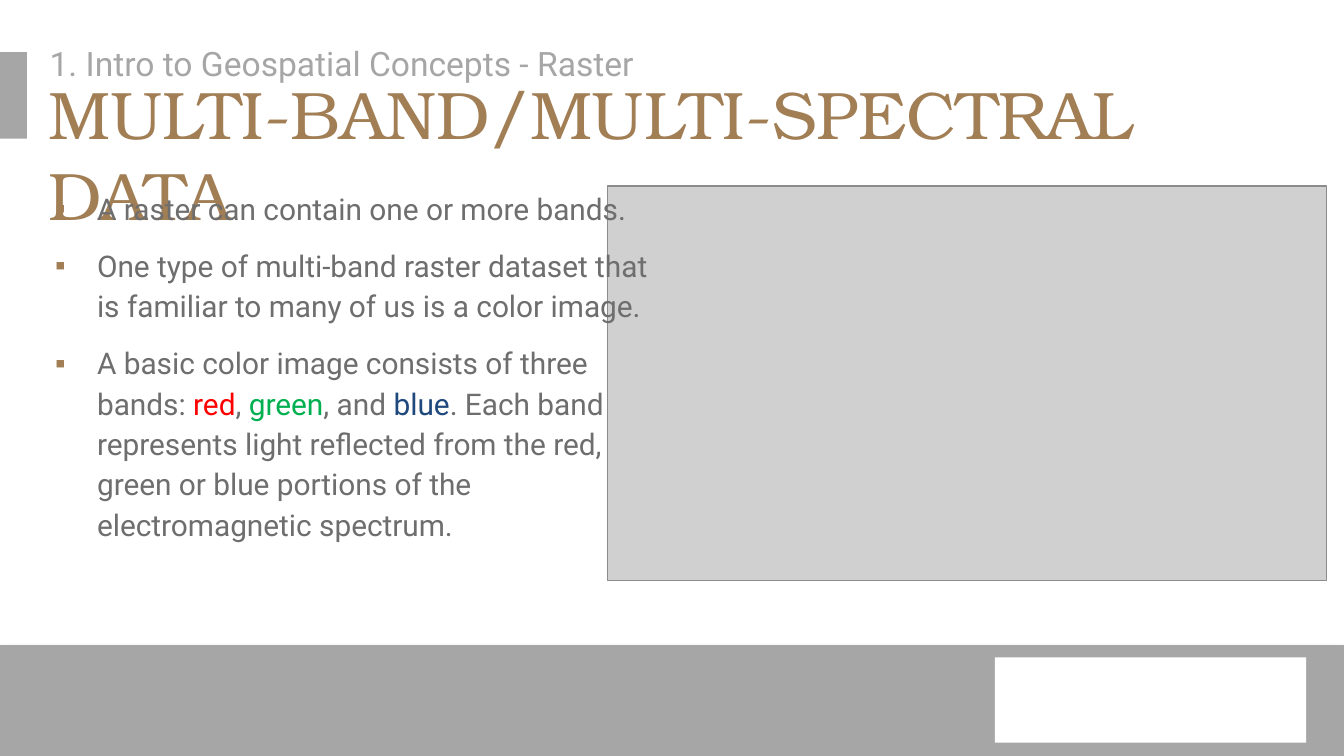
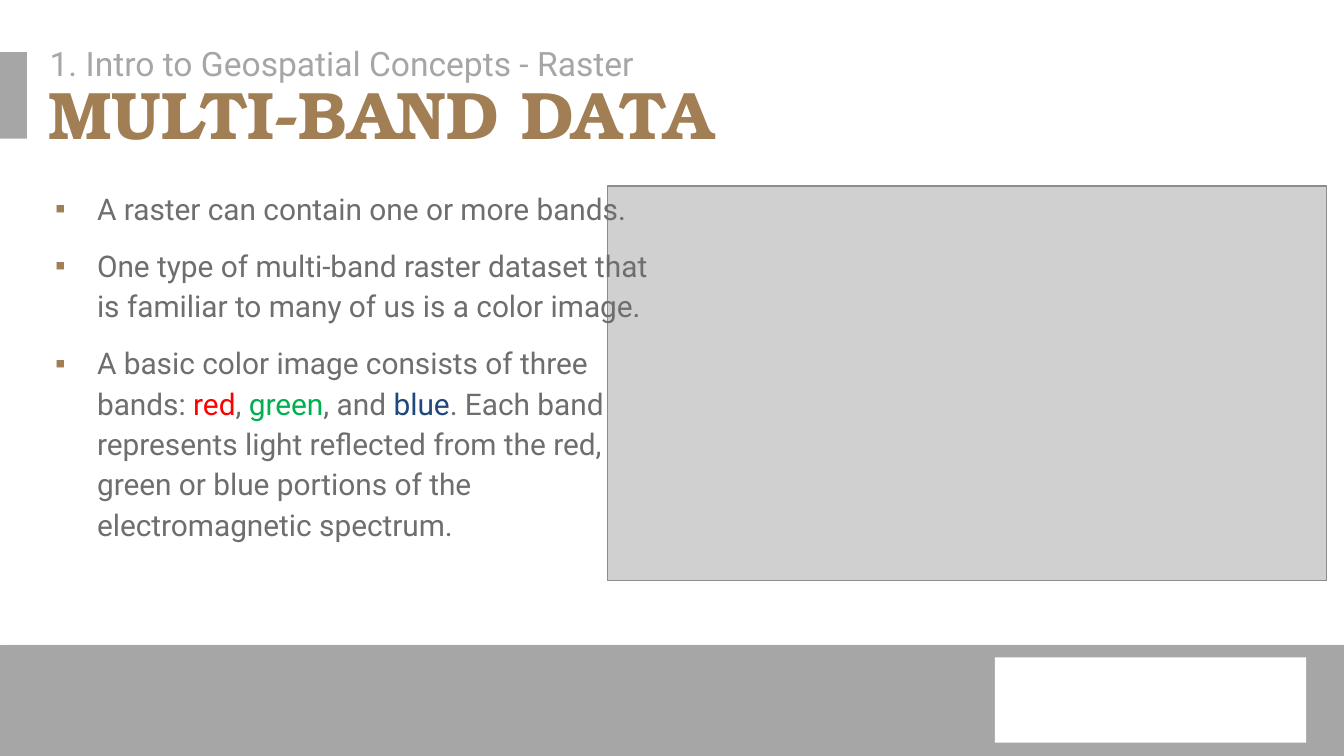
Before and after one commit to erichseamon/BCB503_advanced_geospatial_workshop, a slide deck: slide 15 of doc/BCB_Intro_Raster_2022.pptx. Drawn at 1344x756 pixels with LibreOffice and Linux fonts; fonts in the diff are those of the drawing; grey boxes stand for pictures; background and template pictures are left out. Boxes give left, top, right and bottom in pixels: in the first picture for what was removed or moved away, otherwise in the second. Text is boxed around its words. In the diff, an @@ line names an element or a change of style, - is before the commit and + after.

Commit message:
update day 1 presentation and correct reproject text

```diff
--- a/doc/BCB_Intro_Raster_2022.pptx
+++ b/doc/BCB_Intro_Raster_2022.pptx
@@ title at (49, 71, 713, 140): text changed; bold on @@
-MULTI-BAND/MULTI-SPECTRAL DATA
+MULTI-BAND DATA
```
Also in this commit, not shown: 14 other slides changed, 2 other files.
